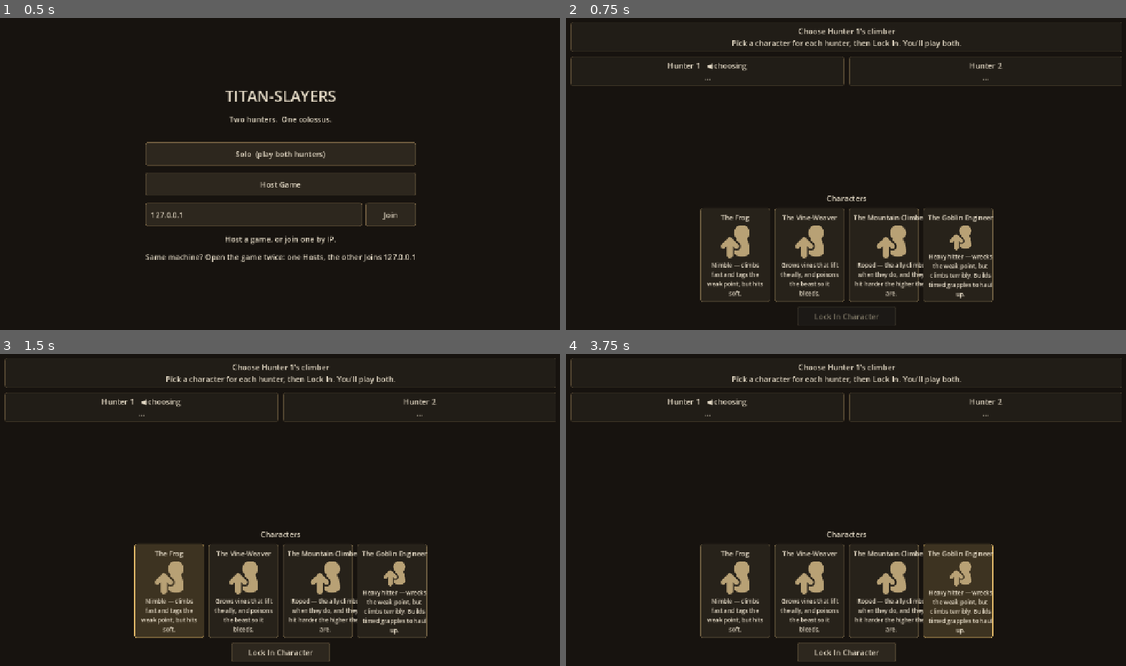
Above: before the commit, frames 1-4 (two rows, left to right).
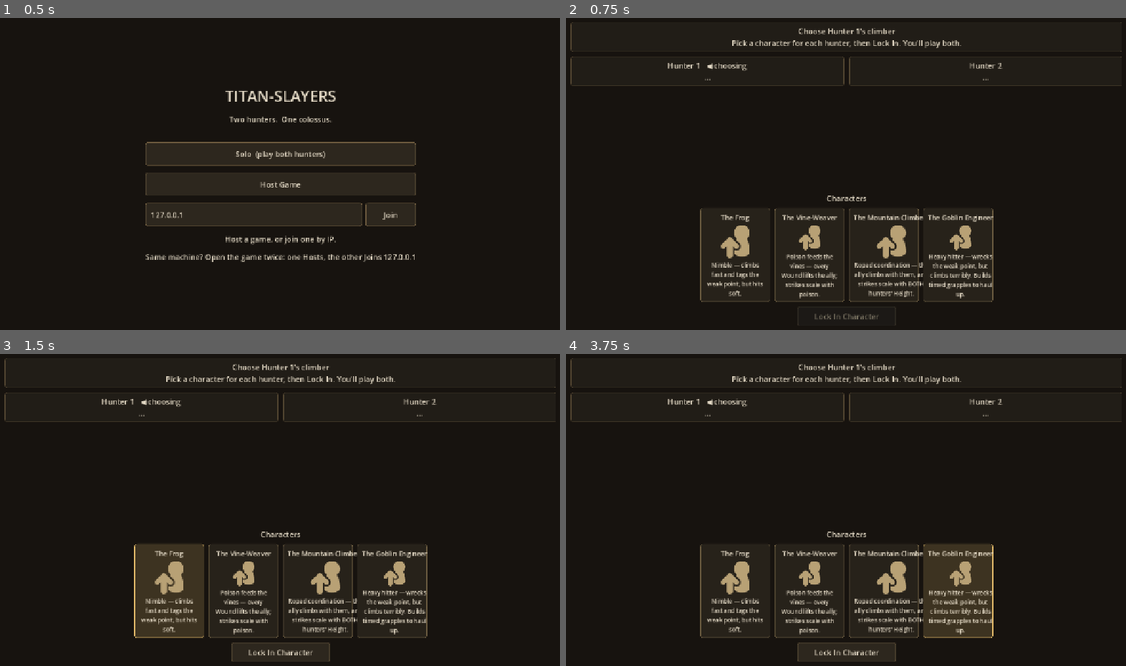
Above: after the commit, the same moments.

Repository: nbensen6/CardGame
Game: Godot game, scene res://views/menu.tscn
The game is run twice, just before and just after one commit, with the same random seed, the same clock (stepped at 60 frames per second) and the same inputs.
Inputs (mouse positions are in pixels of both pictures, inside the frame that each line leads up to):
- Up to frame 1 (0.5 s): no input
- Up to frame 2 (0.75 s): click "Solo (play both hunters)" at 0.5 s
- Up to frame 3 (1.5 s): click (168, 591) at 1.27 s
- Up to frame 4 (3.75 s): click (806, 591) at 2.02 s; click (885, 591) at 2.77 s; click (958, 591) at 3.52 s

Frame 1 is identical in both runs. In frame 2, 1.2% of the frame differs, in the area x 38-64%, y 66-90%; in frame 3, 1.2%; in frame 4, 1.2%.

Commit message:
Overhaul P2b/P2c: Vine-Weaver + Mountain Climbers redesigns
Each of the remaining classes gets a signature identity + new mechanic
(I designed these; Nathan tweaks):

Vine-Weaver — poison feeds the vines:
- Passive poison_lift: applying Wound climbs your ALLY (co-op growth).
- Card.damage_per_wound: strikes scale with the beast's poison stacks.
- New: Toxic Lash (timed, scales w/ Wound), Overgrowth (big ally lift),
  Blightbloom (heavy poison).

Mountain Climbers — roped coordination:
- Card.damage_per_ally_foothold: strikes scale with the ALLY's Height too.
- New: Summit Strike (timed, scales w/ both hunters' Height), Belay
  (ally block + lift), Pitons In (both climb +2).

Tests for both mechanics; all four class decks build; suite green.

Co-Authored-By: Claude Opus 4.8 <noreply@anthropic.com>

Diff:
--- a/game/core/card.gd
+++ b/game/core/card.gd
@@ -34,6 +34,8 @@
 var meld: bool         # fuse two chosen hand cards into one (their effects combined, cost sum -1)
 var damage_per_vulnerable: int  # bonus damage per Exposed stack on the Titan
 var damage_per_foothold: int    # bonus damage per Height climbed (Mountain Climbers)
+var damage_per_wound: int       # bonus damage per Wound stack on the Titan (Vine-Weaver)
+var damage_per_ally_foothold: int  # bonus damage per your ALLY's Height (Mountain Climbers coordination)
 var strength: int      # Strength gained by the player (attacks deal +Strength this fight)
 var wound: int         # Wound applied to the Titan (it bleeds each of its turns)
 var hits: int          # how many times the damage lands (default 1) — multi-strike
@@ -73,6 +75,8 @@
 	c.meld = bool(d.get("meld", false))
 	c.damage_per_vulnerable = int(d.get("damage_per_vulnerable", 0))
 	c.damage_per_foothold = int(d.get("damage_per_foothold", 0))
+	c.damage_per_wound = int(d.get("damage_per_wound", 0))
+	c.damage_per_ally_foothold = int(d.get("damage_per_ally_foothold", 0))
 	c.strength = int(d.get("strength", 0))
 	c.wound = int(d.get("wound", 0))
 	c.hits = int(d.get("hits", 1))
--- a/game/core/combat.gd
+++ b/game/core/combat.gd
@@ -77,6 +77,7 @@
 		"climb_bonus": ps.climb_bonus = value
 		"attack_bonus": ps.char_attack_bonus = value
 		"ally_climb": ps.ally_climb = value
+		"poison_lift": ps.poison_lift = value
 
 func start() -> void:
 	_begin_round()
@@ -249,7 +250,9 @@
 	# Base scales with Exposed stacks (Sunlight Blade) and this hunter's own Height
 	# (Belay Strike). _damage_boss gates on whether THIS hunter reached the sigil.
 	var base_damage := card.damage + card.damage_per_vulnerable * boss.vulnerable \
-		+ card.damage_per_foothold * ps.foothold + card.damage_per_rhythm * ps.rhythm
+		+ card.damage_per_foothold * ps.foothold + card.damage_per_rhythm * ps.rhythm \
+		+ card.damage_per_wound * boss.wound \
+		+ card.damage_per_ally_foothold * int(players[ally_index(pi)].foothold)
 	if card.timed:  # only well-timed hits reach here — a clean strike bites deeper
 		base_damage += card.timed_damage
 	if card.damage > 0:
@@ -270,6 +273,10 @@
 	if card.wound > 0:
 		boss.wound += card.wound
 		_log("%s plays %s — Poison %d on %s." % [who, card.name, boss.wound, boss.name])
+		if ps.poison_lift > 0:  # Vine-Weaver: the vines feed on the poison and lift the ally
+			var fed_ally: PlayerState = players[ally_index(pi)]
+			fed_ally.foothold = mini(fed_ally.foothold + ps.poison_lift, FOOTHOLD_MAX)
+			_log("%s's vines surge — %s climbs +%d." % [who, fed_ally.combatant.name, ps.poison_lift])
 	var grip_amount := card.grip
 	if card.timed:  # only hits reach here (fumbles slipped away above)
 		grip_amount += card.timed_grip
--- a/game/core/player_state.gd
+++ b/game/core/player_state.gd
@@ -23,3 +23,4 @@
 var climb_bonus: int = 0       # extra Height per climb card (Frog)
 var char_attack_bonus: int = 0 # extra attack damage (Goblin Mech)
 var ally_climb: int = 0        # when this hunter climbs, the ally also gains this Height (Mountain Climbers)
+var poison_lift: int = 0       # when this hunter applies Wound, the ally climbs this much (Vine-Weaver)
--- a/game/data/cards.json
+++ b/game/data/cards.json
@@ -42,8 +42,14 @@
     "satchel_charge": {"name": "Satchel Charge", "type": "attack", "icon": "bomb", "cost": 2, "damage": 6, "timed": true, "timed_hits": 3, "timed_damage": 20, "target": "enemy", "text": "Plant a satchel — nail 3 timing windows in a row to detonate for 26. Miss any and it fizzles."},
     "tongue_snap": {"name": "Tongue Snap", "type": "attack", "icon": "sword", "cost": 1, "damage": 2, "damage_per_rhythm": 3, "grip": 1, "timed": true, "timed_damage": 3, "target": "enemy", "text": "Time it! Snap for 2 (+3 nailed), +3 per Rhythm, and hop up +1."},
     "hop": {"name": "Hop", "type": "skill", "icon": "climb", "cost": 0, "grip": 1, "grip_per_rhythm": 1, "timed": true, "timed_grip": 1, "target": "enemy", "text": "Time it! Hop +1 (+1 nailed), +1 Height per Rhythm."},
-    "leapfrog": {"name": "Leapfrog", "type": "skill", "icon": "support", "cost": 1, "grip": 2, "ally_grip": 2, "target": "ally", "text": "Spring off the beast: you climb +2 and vault your ally +2."}
+    "leapfrog": {"name": "Leapfrog", "type": "skill", "icon": "support", "cost": 1, "grip": 2, "ally_grip": 2, "target": "ally", "text": "Spring off the beast: you climb +2 and vault your ally +2."},
+    "toxic_lash": {"name": "Toxic Lash", "type": "attack", "icon": "skull", "cost": 1, "damage": 2, "damage_per_wound": 2, "wound": 1, "timed": true, "timed_damage": 3, "target": "enemy", "text": "Time it! Lash for 2 (+3 nailed), +2 per Poison stack, and Poison 1."},
+    "overgrowth": {"name": "Overgrowth", "type": "skill", "icon": "support", "cost": 1, "grip": 1, "ally_grip": 3, "target": "ally", "text": "A surge of vines: you climb +1 and haul your ally +3 Height."},
+    "blightbloom": {"name": "Blightbloom", "type": "attack", "icon": "fire", "cost": 1, "damage": 1, "wound": 3, "target": "enemy", "text": "Burst a spore cloud: 1 damage and Poison 3."},
+    "summit_strike": {"name": "Summit Strike", "type": "attack", "icon": "sword", "cost": 1, "damage": 2, "damage_per_foothold": 2, "damage_per_ally_foothold": 2, "timed": true, "timed_damage": 3, "target": "enemy", "text": "Time it! 2 (+3 nailed), +2 per YOUR Height and +2 per your ALLY's Height."},
+    "belay": {"name": "Belay", "type": "skill", "icon": "shield", "cost": 1, "ally_block": 6, "ally_grip": 1, "target": "ally", "text": "Anchor your ally: give them 6 Block and climb them +1 Height."},
+    "pitons_in": {"name": "Pitons In", "type": "skill", "icon": "climb", "cost": 1, "grip": 2, "ally_grip": 2, "target": "ally", "text": "Hammer pitons: you and your ally both climb +2 Height."}
   },
   "starter_deck": ["slash", "slash", "slash", "brace", "brace", "scramble", "scramble", "take_aim", "cleave", "cover"],
-  "reward_pool": ["rally", "expose", "draw_aggro", "harpoon" …(189 unchanged characters)… "haul", "tongue_snap", "hop", "leapfrog"]
+  "reward_pool": ["rally", "expose", "draw_aggro", "harpoon" …(189 unchanged characters)… "haul", "tongue_snap", "hop", "leapfrog", "toxic_lash", "overgrowth", "blightbloom", "summit_strike", "belay", "pitons_in"]
 }
--- a/game/data/characters.json
+++ b/game/data/characters.json
@@ -1,5 +1,5 @@
 {
-  "_comment": "Characters are DATA (CLAUDE.md \u00a711). Each has a starter_deck (card ids)  …(451 unchanged characters)…
+  "_comment": "Characters are DATA (CLAUDE.md §11). Each has a starter_deck (card ids)  …(451 unchanged characters)…
   "order": [
     "frog",
     "vine_weaver",
@@ -9,7 +9,7 @@
   "characters": {
     "frog": {
       "name": "The Frog",
-      "desc": "Nimble \u2014 climbs fast and tags the weak point, but hits soft.",
+      "desc": "Nimble — climbs fast and tags the weak point, but hits soft.",
       "passive": {
         "type": "climb_bonus",
         "value": 1
@@ -29,47 +29,47 @@
     },
     "vine_weaver": {
       "name": "The Vine-Weaver",
-      "desc": "Grows vines that lift the ally, and poisons the beast so it bleeds.",
+      "desc": "Poison feeds the vines — every Wound lifts the ally; strikes scale with poison.",
       "passive": {
-        "type": "none",
-        "value": 0
+        "type": "poison_lift",
+        "value": 1
       },
       "starter_deck": [
         "vine",
-        "vine",
         "spore",
-        "creeper",
+        "toxic_lash",
+        "toxic_lash",
         "creeper",
         "lash_out",
-        "lash_out",
-        "cover",
+        "overgrowth",
+        "blightbloom",
         "brace",
-        "take_aim"
+        "cover"
       ]
     },
     "mountain_climbers": {
       "name": "The Mountain Climbers",
-      "desc": "Roped \u2014 the ally climbs when they do, and they hit harder the higher they are.",
+      "desc": "Roped coordination — the ally climbs with them, and strikes scale with BOTH hunters' Height.",
       "passive": {
         "type": "ally_climb",
         "value": 1
       },
       "starter_deck": [
         "rope_up",
-        "rope_up",
         "haul",
         "belay_strike",
         "piton_drive",
-        "piton_drive",
-        "scramble",
+        "summit_strike",
+        "summit_strike",
+        "belay",
+        "pitons_in",
         "brace",
-        "cover",
         "take_aim"
       ]
     },
     "goblin_mech": {
       "name": "The Goblin Engineer",
-      "desc": "Heavy hitter \u2014 wrecks the weak point, but climbs terribly. Builds timed grapples to haul up.",
+      "desc": "Heavy hitter — wrecks the weak point, but climbs terribly. Builds timed grapples to haul up.",
       "passive": {
         "type": "attack_bonus",
         "value": 2
--- a/game/tools/run_tests.gd
+++ b/game/tools/run_tests.gd
@@ -61,6 +61,8 @@
 	_test_meld_fuses_two_cards()
 	_test_satchel_charge_detonates()
 	_test_rhythm_builds_and_scales()
+	_test_vine_weaver_poison_and_wound()
+	_test_summit_strike_scales_with_both()
 	# step 4: run / meta-progression
 	_test_run_starts_in_combat()
 	_test_run_win_flows_through_reward_to_next_encounter()
@@ -486,6 +488,36 @@
 	_expect(ok and ps.exhaust_pile.size() == 1 and ps.hand.size() == 0
 		and combat.players[1].foothold == ally_before + 2,
 		"Catapult sacrifices a card to launch the ally up +2 Height")
+
+
+func _test_vine_weaver_poison_and_wound() -> void:
+	var combat := _new_combat_p([_deck_of(_slash, 10), _deck_of(_slash, 10)], 42,
+		_dummy_boss(300), [{"type": "poison_lift", "value": 1}, {}])
+	var ps: PlayerState = combat.players[0]
+	ps.hand = [_toxic_lash(), _toxic_lash()]
+	ps.energy = 3
+	var ally_before: int = combat.players[1].foothold
+	var before: int = combat.boss.hp
+	combat.play_card(0, 0, true)  # Wound 0 -> 2 +0 +3 timed = 5; then Poison 1; ally lifts +1
+	var d1: int = before - combat.boss.hp
+	var lifted: bool = combat.players[1].foothold == ally_before + 1
+	var before2: int = combat.boss.hp
+	combat.play_card(0, 0, true)  # Wound 1 -> 2 + 2*1 + 3 = 7
+	_expect(d1 == 5 and lifted and before2 - combat.boss.hp == 7,
+		"Vine-Weaver: poison lifts the ally, and strikes scale with Wound stacks")
+
+
+func _test_summit_strike_scales_with_both() -> void:
+	var combat := _new_combat([_deck_of(_slash, 10), _deck_of(_slash, 10)], 42, _dummy_boss(300))
+	var ps: PlayerState = combat.players[0]
+	ps.foothold = 2
+	combat.players[1].foothold = 3
+	ps.hand = [_summit_strike()]
+	ps.energy = 3
+	var before: int = combat.boss.hp
+	combat.play_card(0, 0, true)  # 2 + 2*2(own) + 2*3(ally) + 3 timed = 15
+	_expect(before - combat.boss.hp == 15,
+		"Summit Strike scales with BOTH hunters' Height (+ally coordination)")
 
 
 func _test_rhythm_builds_and_scales() -> void:
@@ -1030,6 +1062,10 @@
 	return Card.from_dict({"id": "flick", "name": "Tongue Flick", "type": "attack", "cost": 0, "damage": 2, "timed": true, "timed_damage": 3, "target": "enemy"})
 func _tongue_snap() -> Card:
 	return Card.from_dict({"id": "tongue_snap", "name": "Tongue Snap", "type": "attack", "cost": 1, "damage": 2, "damage_per_rhythm": 3, "grip": 1, "timed": true, "timed_damage": 3, "target": "enemy"})
+func _toxic_lash() -> Card:
+	return Card.from_dict({"id": "toxic_lash", "name": "Toxic Lash", "type": "attack", "cost": 1, "damage": 2, "damage_per_wound": 2, "wound": 1, "timed": true, "timed_damage": 3, "target": "enemy"})
+func _summit_strike() -> Card:
+	return Card.from_dict({"id": "summit_strike", "name": "Summit Strike", "type": "attack", "cost": 1, "damage": 2, "damage_per_foothold": 2, "damage_per_ally_foothold": 2, "timed": true, "timed_damage": 3, "target": "enemy"})
 func _sunblade() -> Card:
 	return Card.from_dict({"id": "sunlight_blade", "name": "Sunlight Blade", "type": "attack", "cost": 1, "damage": 5, "damage_per_vulnerable": 3})
 func _bowshot() -> Card:
